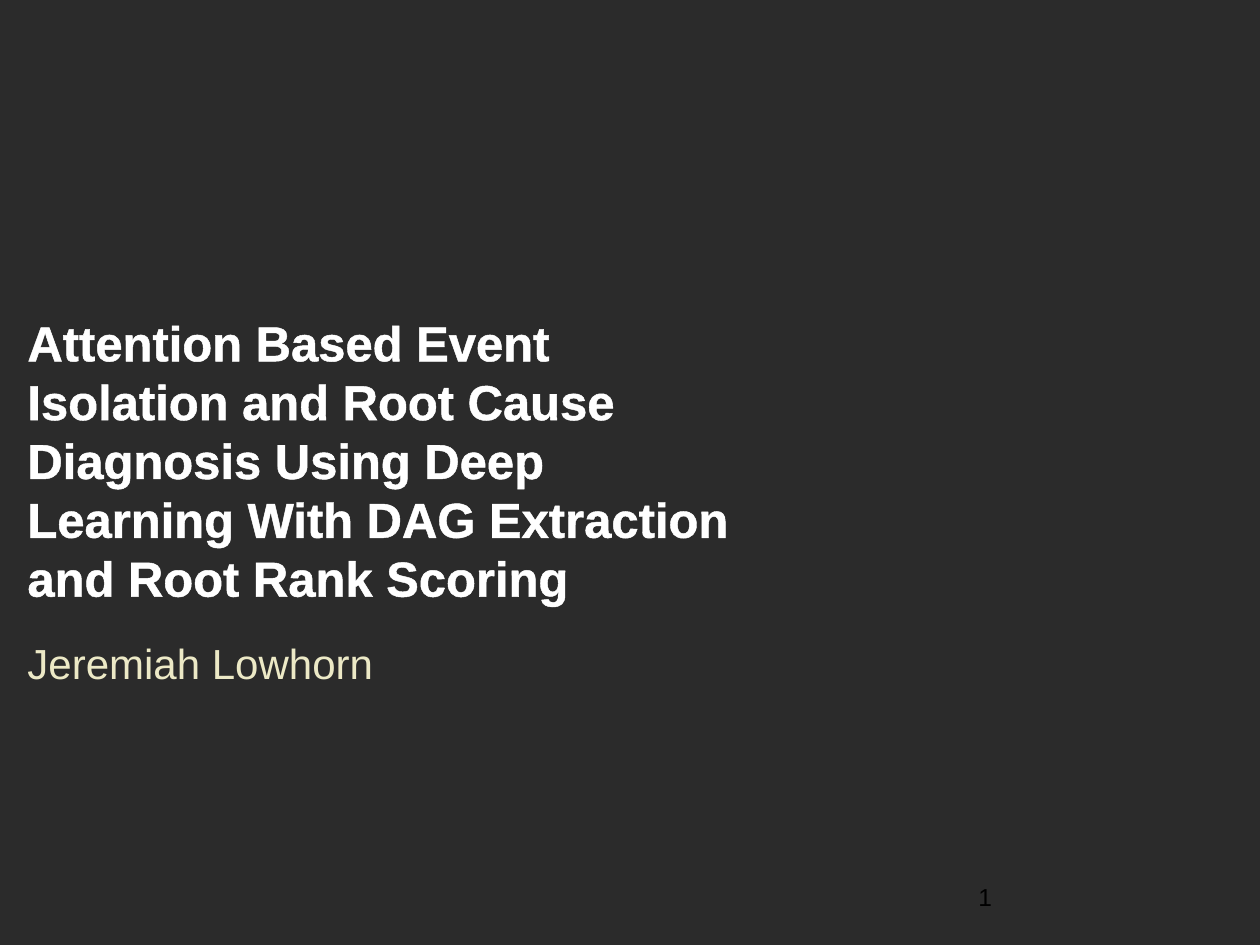
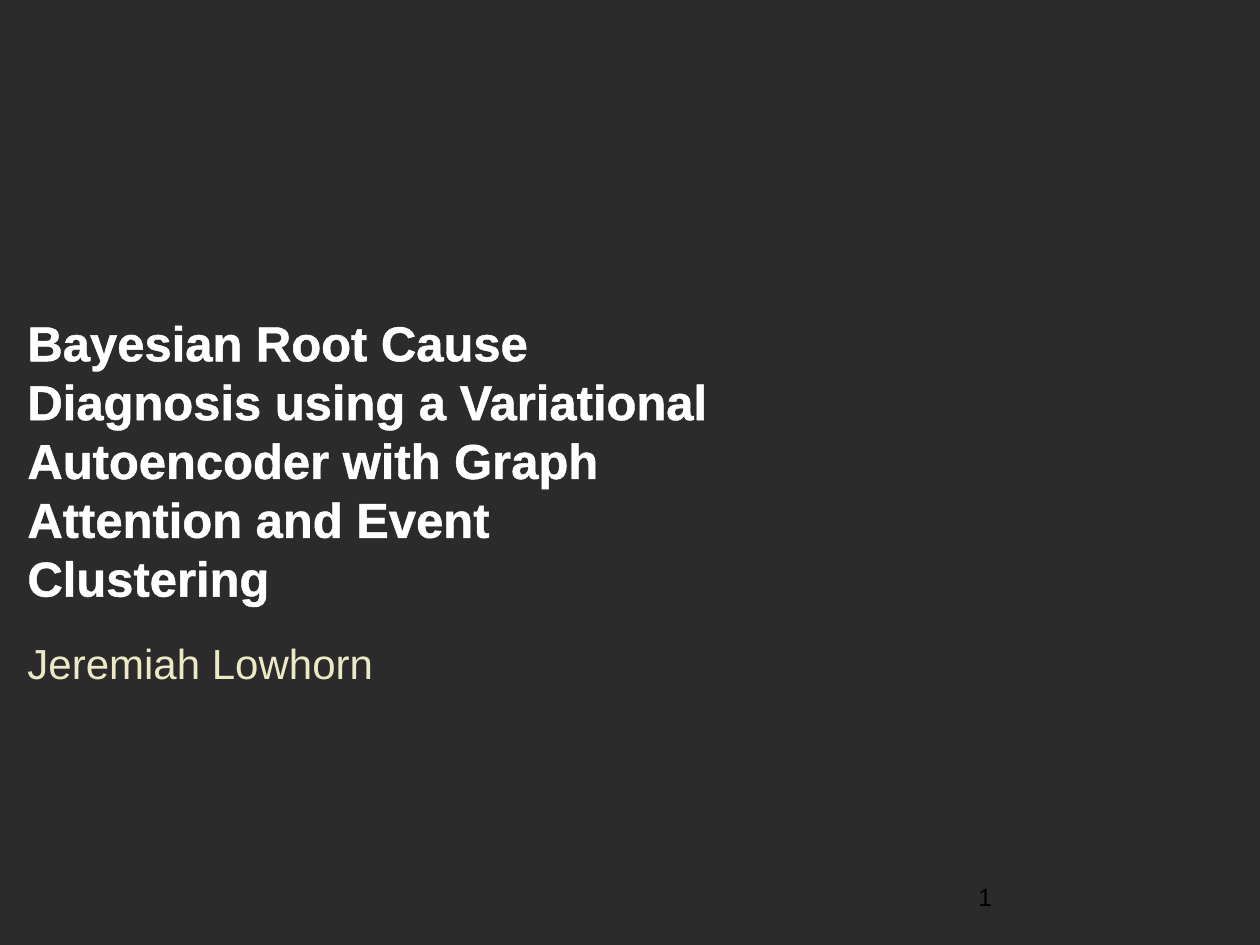
Before and after one commit to lowhornj/praxis_research, a slide deck: slide 1 of praxis/Lowhorn_Jeremiah_HW#4_SEAS_8599_D2A.pptx. Drawn at 1260x945 pixels with LibreOffice and Linux fonts; fonts in the diff are those of the drawing; background and template pictures are left out; a plain dark background stands for a picture behind light text. Boxes give left, top, right and bottom in pixels: in the first picture for what was removed or moved away, otherwise in the second. Text is boxed around its words. In the diff, an @@ line names an element or a change of style, - is before the commit and + after.

Commit message:
updated praxis slide deck & performed RCA using MPGE on Cats dataset
updated praxis slide deck & performed RCA using MPGE on Cats dataset

```diff
--- a/praxis/Lowhorn_Jeremiah_HW#4_SEAS_8599_D2A.pptx
+++ b/praxis/Lowhorn_Jeremiah_HW#4_SEAS_8599_D2A.pptx
@@ title at (x1=27, y1=325, x2=707, y2=606): text changed @@
-Attention Based Event Isolation and Root Cause Diagnosis Using Deep Learning With DAG Extraction and Root Rank Scoring
+Bayesian Root Cause Diagnosis using a Variational Autoencoder with Graph Attention and Event Clustering
```
Also in this commit, not shown: 2 other slides changed, 17 other files.
